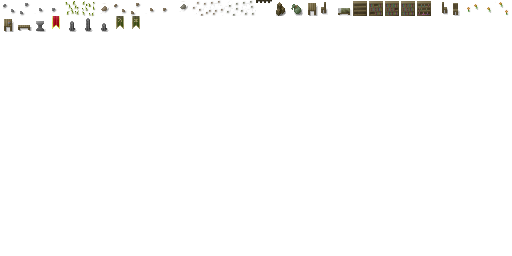
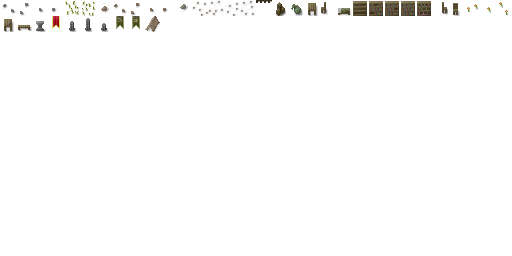
Revision of a layered 512×256 image; what changed, layer by layer:
painted on "shade" over [145, 16, 160, 32]
